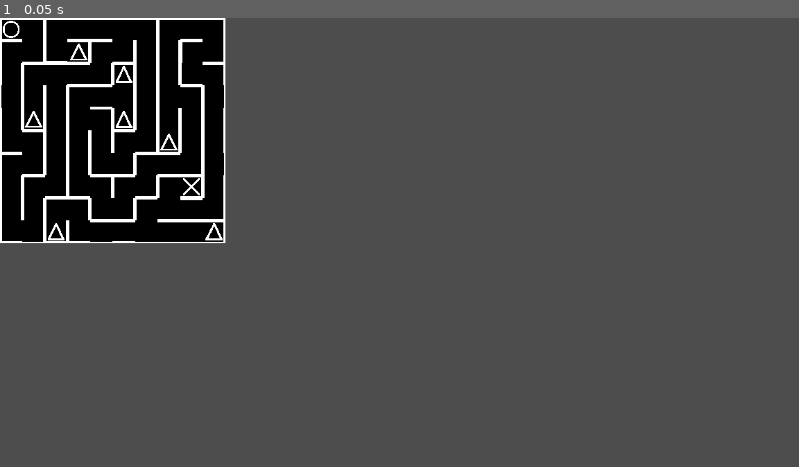
Above: before the commit, frame 1.
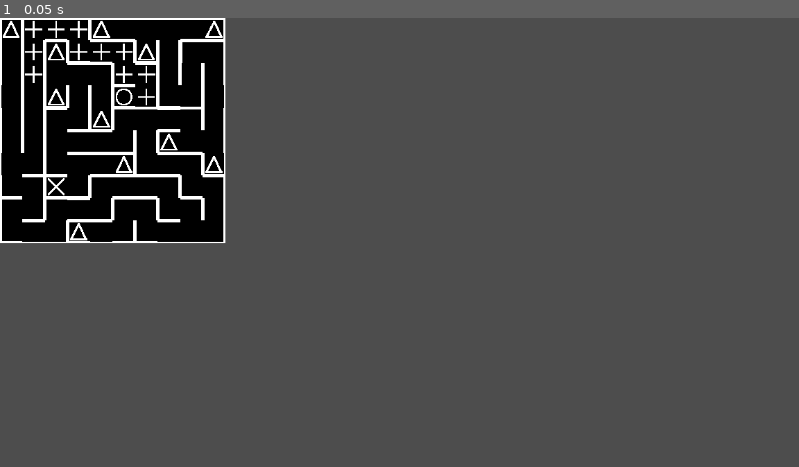
Above: after the commit, the same moment.

Repository: BouquetOfWonders/HEAVEN
Game: Godot game, scene res://Scenes/Main.tscn
Two runs of this game, one before a commit and one after it. Both use one fixed random seed, a clock stepped at 60 frames per second and the inputs below. Sound files missing from this copy of the repository are replaced by a short silence.
Inputs:
- Up to frame 1 (0.05 s): no input

The runs differ from the first frame. In frame 1, 2.9% of the frame differs, in the area x 0-29%, y 0-50%.

Commit message:
Added a helper function - TilesFromSpeed()

Diff:
--- a/Scenes/ActiveSegment.tscn
+++ b/Scenes/ActiveSegment.tscn
@@ -11,7 +11,6 @@
 
 [node name="AudioStreamPlayer" type="AudioStreamPlayer" parent="." unique_id=588977738]
 stream = ExtResource("1_crsur")
-autoplay = true
 script = ExtResource("1_c5iuo")
 
 [node name="Player" type="Node" parent="." unique_id=598417402]
@@ -33,3 +32,6 @@
 
 [node name="SpecialMap" type="TileMapLayer" parent="Maze" unique_id=96787642]
 tile_set = ExtResource("2_5a1xi")
+
+[node name="EntityMap" type="TileMapLayer" parent="Maze" unique_id=1840469630]
+tile_set = ExtResource("2_5a1xi")
--- a/Scripts/MazegenScript.gd
+++ b/Scripts/MazegenScript.gd
@@ -22,7 +22,7 @@
 var RNG = RandomNumberGenerator.new()
 
 func _ready() -> void:
-	RNG.seed = hash("awesome")
+	RNG.seed = hash("453")
 	PathHandler.Map = $MazeMap
 	generateMaze(false)
 
@@ -30,7 +30,7 @@
 	var unvisitedList := []
 	var specialList := []
 	var stack := []
-	SPAWN = Vector2i(0, 0)
+	SPAWN = Vector2i(5, 3)
 	if SPAWN.y >= height or SPAWN.x >= width:
 		Global.ErrorLog.emit(" Spawn outisde of borders \n Can't Generate Maze")
 		return
@@ -73,7 +73,12 @@
 	generateSpecial(specialList, SPAWN)
 	PathHandler.GenerateStruckture(width, height)
 	MazeGenerated.emit()
-	await get_tree().create_timer(3).timeout
+	await get_tree().process_frame
+
+	var Pathways = PathHandler.TilesFromSpeed(10, SPAWN)
+	print(Pathways)
+	for i in Pathways.size():
+		$EntityMap.set_cell(Pathways[i], 1, Vector2i(3, 0))
 
 func checkNeighbors(currentCell, unvisitedList) -> Array:
 	var list := []
--- a/Scripts/PathHandler.gd
+++ b/Scripts/PathHandler.gd
@@ -66,6 +66,29 @@
 		Pathfinding.connect_points(PointID, PointID - 1)
 	return
 
+
+func TilesFromSpeed(speed: int, position: Vector2i):
+	var ID = _PathfindingCoordstoID(position, XGlobal)
+	var PathwaysID = Pathfinding.get_point_connections(ID)
+	var AlreadyChecked: Array
+	for i in speed:
+		for j in PathwaysID.size():
+			if not AlreadyChecked.has(PathwaysID[j]):
+				AlreadyChecked.append(PathwaysID[j])
+				PathwaysID.append_array(Pathfinding.get_point_connections(PathwaysID[j]))
+
+
+	PathwaysID = DeleteDuplicates(PathwaysID)
+	var Pathways : Array = []
+	for i in PathwaysID.size():
+		Pathways.append(_IDtoPathfindingCords(PathwaysID[i], XGlobal))
+
+
+	Pathways.erase(position)
+
+	return Pathways
+
+
 func _coordstoID(coords: Vector2i) -> int:
 	return coords.x + coords.y * 4
 
@@ -74,3 +97,11 @@
 
 func _IDtoPathfindingCords(ID: int, x) -> Vector2i:
 	return Vector2i(ID % x, floor(ID/x))
+
+func DeleteDuplicates(array: Array) -> Array:
+	var unique: Array = []
+
+	for i in array.size():
+		if not unique.has(array[i]):
+			unique.append(array[i])
+	return unique
Not shown, removed: PinBoard/CustomBeatsSystem.txt
